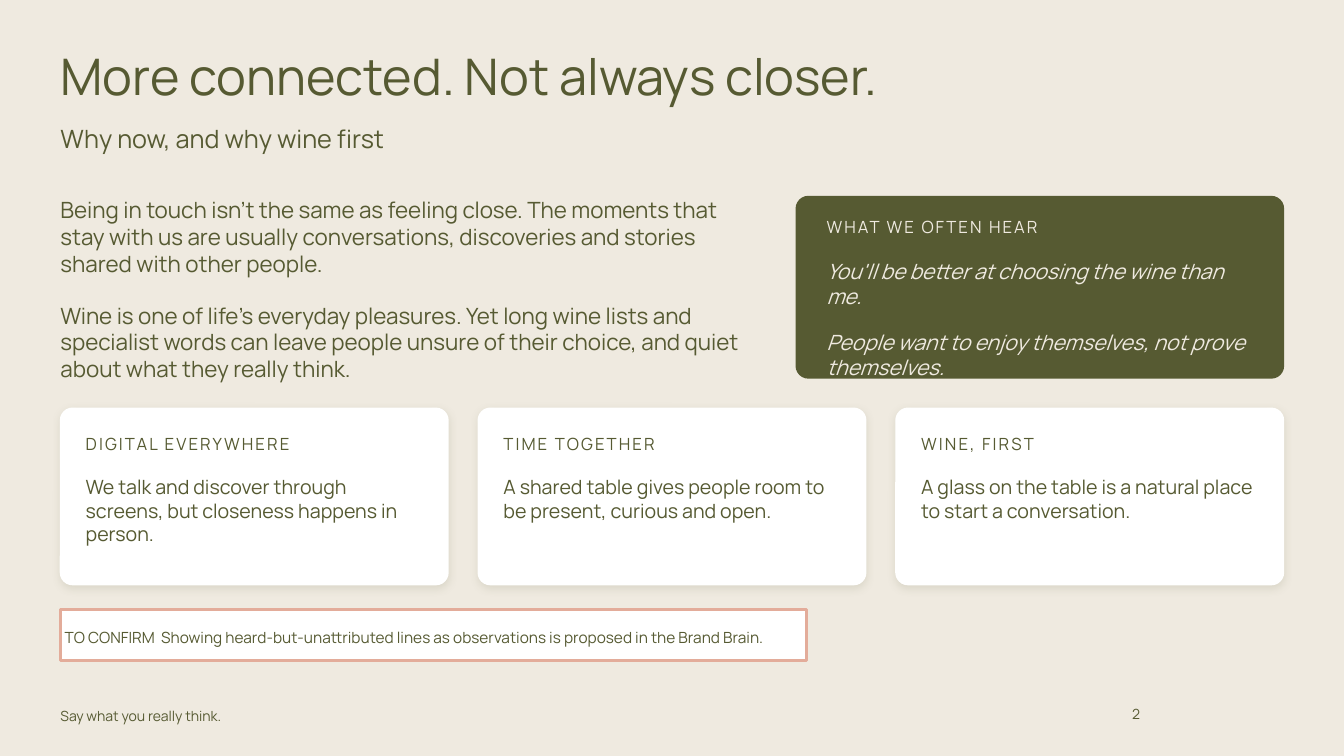
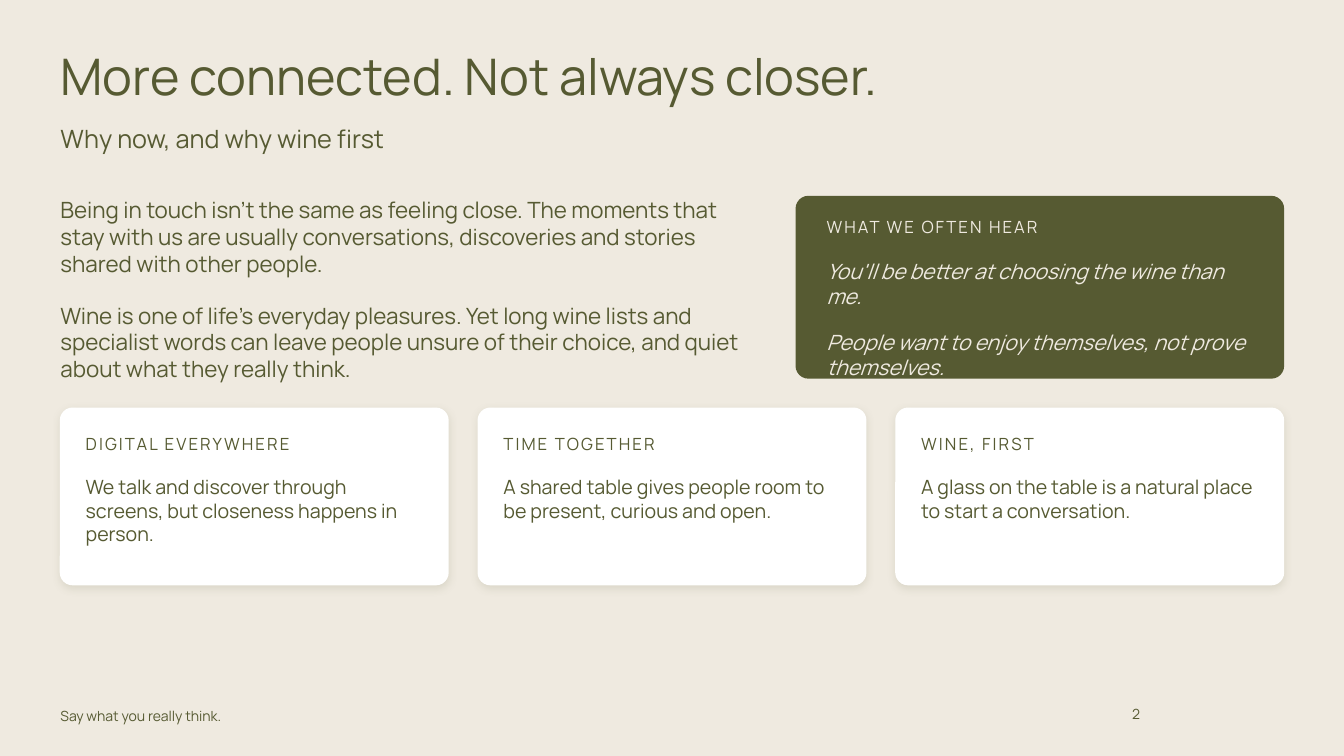
Before and after one commit to carrie147/entre-amis-brand-agent, a slide deck: slide 2 of decks/Entre Amis - core brand story - DRAFT.pptx. Drawn at 1344x756 pixels with LibreOffice and Linux fonts; fonts in the diff are those of the drawing; background and template pictures are left out. Boxes give left, top, right and bottom in pixels: in the first picture for what was removed or moved away, otherwise in the second. Text is boxed around its words. In the diff, an @@ line names an element or a change of style, - is before the commit and + after.

```diff
--- a/decks/Entre Amis - core brand story - DRAFT.pptx
+++ b/decks/Entre Amis - core brand story - DRAFT.pptx
@@ rectangle removed at bbox=[60, 610, 807, 660] @@
-TO CONFIRM Showing heard-but-unattributed lines as observations is proposed in the Brand Brain.
```
Also in this commit, not shown: 6 other slides changed, 10 other files.
